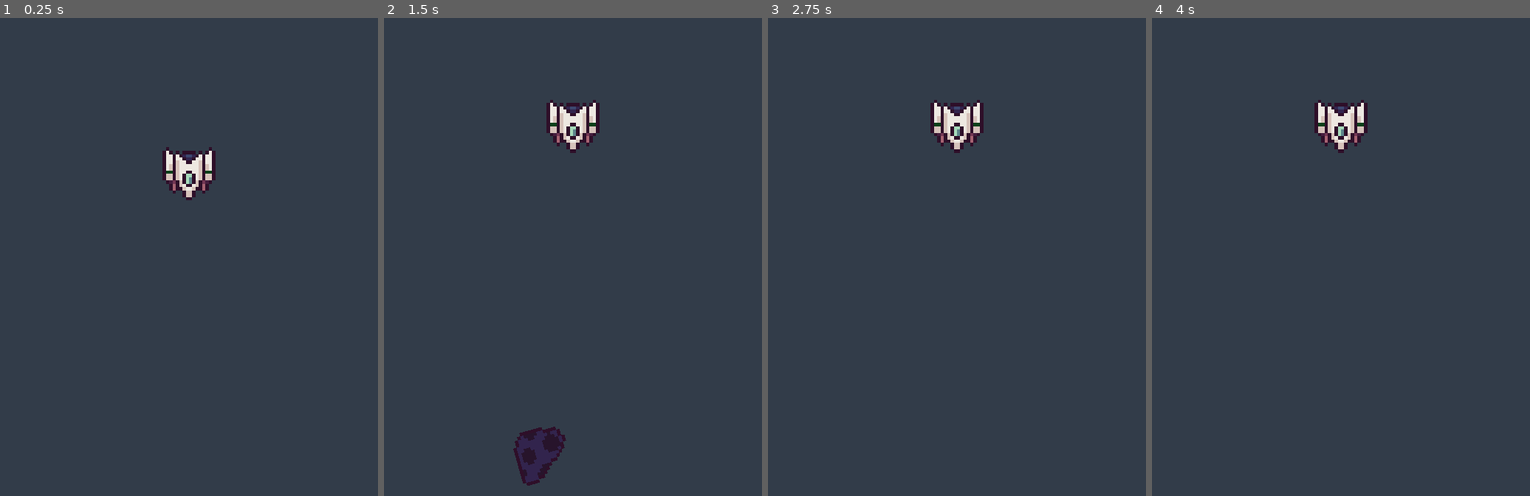
Above: before the commit, frames 1-4 (left to right).
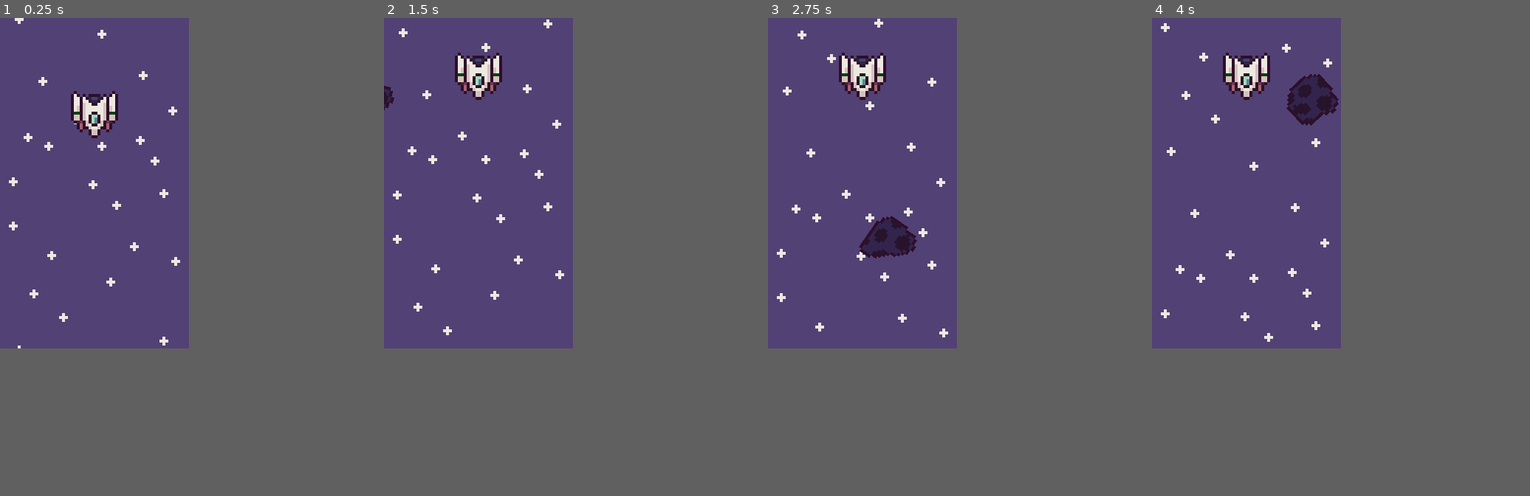
Above: after the commit, the same moments.

Repository: shadow-crafter/ROCKET-BOUNCE
Game: Godot game, scene res://scenes/game/game_scene.tscn
Two runs of this game, one before a commit and one after it. Both use one fixed random seed, a clock stepped at 60 frames per second and the inputs below.
Inputs:
- Up to frame 1 (0.25 s): no input
- Up to frame 2 (1.5 s): tap Space (THEBUTTON) at 0.6, 1.35 s
- Up to frame 3 (2.75 s): tap Space (THEBUTTON) at 2.1 s
- Up to frame 4 (4 s): tap Space (THEBUTTON) at 2.85, 3.6 s
In our replay, the window is 512x648 before the commit and 256x448 after it. These sizes can differ from the game's own. Grey fills any space a smaller window leaves; there, only what the larger window draws over its background counts as a difference.

The runs differ from the first frame. In frame 1, 35% of the frame differs, in the area x 0-58%, y 0-70%; in frame 2, 36%, in the area x 0-58%, y 0-98%; in frame 3, 35%; in frame 4, 35%.

Commit message:
Added parallax, resolution, adjusted speeds

Diff:
--- a/project.godot
+++ b/project.godot
@@ -17,7 +17,11 @@
 
 [display]
 
-window/size/viewport_width=512
+window/size/viewport_width=64
+window/size/viewport_height=112
+window/size/window_width_override=256
+window/size/window_height_override=448
+window/stretch/mode="canvas_items"
 
 [input]
 
--- a/scenes/Obstacles/asteroid.gd
+++ b/scenes/Obstacles/asteroid.gd
@@ -13,7 +13,7 @@
 
 func _ready() -> void:
 	sprite.frame = randi_range(0, 3)
-	rotation_speed = deg_to_rad(randi_range(rotation_speed_min, rotation_speed_max))
+	rotation_speed = deg_to_rad(randf_range(rotation_speed_min, rotation_speed_max))
 
 	linear_velocity = Vector2(randf_range(min_speed, max_speed), 0).rotated(rotation)
 
--- a/scenes/Obstacles/asteroid.tscn
+++ b/scenes/Obstacles/asteroid.tscn
@@ -7,12 +7,14 @@
 radius = 8.0
 
 [node name="Asteroid" type="RigidBody2D"]
-collision_layer = 4
+collision_layer = 0
 collision_mask = 0
 gravity_scale = 0.0
 script = ExtResource("1_q014c")
-min_speed = 100.0
-max_speed = 150.0
+min_speed = 15.0
+max_speed = 50.0
+rotation_speed_min = 10.0
+rotation_speed_max = 50.0
 
 [node name="Sprite" type="Sprite2D" parent="."]
 texture = ExtResource("1_j7624")
@@ -24,6 +26,6 @@
 debug_color = Color(1, 0.32549, 0.258824, 0.203922)
 
 [node name="VisibleOnScreenNotifier2D" type="VisibleOnScreenNotifier2D" parent="."]
-rect = Rect2(-8, -8, 16, 16)
+rect = Rect2(-16, -16, 32, 32)
 
 [connection signal="screen_exited" from="VisibleOnScreenNotifier2D" to="." method="_on_visible_on_screen_notifier_2d_screen_exited"]
--- a/scenes/game/asteroid_spawner.gd
+++ b/scenes/game/asteroid_spawner.gd
@@ -12,9 +12,9 @@
 
 	spawn_path.progress_ratio = randf()
 
-	var direction: float = (spawn_path.rotation + PI / 2) + randf_range(-PI / 4, PI / 4)
+	var direction: float = (spawn_path.rotation + PI / 2) + randf_range(0, PI / 6)
 
-	new_asteroid.position = spawn_path.position
+	new_asteroid.position = spawn_path.position + get_tree().get_first_node_in_group("Player").velocity
 	new_asteroid.rotation = direction
 	new_asteroid.direction = direction
 
--- a/scenes/game/game_scene.tscn
+++ b/scenes/game/game_scene.tscn
@@ -1,10 +1,13 @@
-[gd_scene load_steps=3 format=3 uid="uid://c11qrl0q4cr27"]
+[gd_scene load_steps=4 format=3 uid="uid://c11qrl0q4cr27"]
 
 [ext_resource type="PackedScene" uid="uid://byd88fx4du7e4" path="res://scenes/player/char.tscn" id="1_2b0yq"]
+[ext_resource type="PackedScene" uid="uid://d3e5242bkn2in" path="res://scenes/game/parallax.tscn" id="1_x6224"]
 [ext_resource type="PackedScene" uid="uid://4oty1dgvujvp" path="res://scenes/game/asteroid_spawner.tscn" id="2_t7lhk"]
 
 [node name="GameScene" type="Node2D"]
 
+[node name="Parallax" parent="." instance=ExtResource("1_x6224")]
+
 [node name="Char" parent="." instance=ExtResource("1_2b0yq")]
 
-[node name="AsteroidSpawner" parent="." instance=ExtResource("2_t7lhk")]
+[node name="AsteroidSpawner" parent="Char" instance=ExtResource("2_t7lhk")]
--- /dev/null
+++ b/scenes/game/parallax.tscn
@@ -0,0 +1,18 @@
+[gd_scene load_steps=2 format=3 uid="uid://d3e5242bkn2in"]
+
+[ext_resource type="Texture2D" uid="uid://nurd04bskrnv" path="res://assets/sprites/spaceBG.png" id="1_ekjnd"]
+
+[node name="Parallax" type="Node2D"]
+
+[node name="ParallaxBackground" type="ParallaxBackground" parent="."]
+scroll_base_offset = Vector2(0, 25)
+
+[node name="Stars" type="ParallaxLayer" parent="ParallaxBackground"]
+motion_scale = Vector2(1, 0.5)
+motion_mirroring = Vector2(0, 112)
+
+[node name="Sprite" type="Sprite2D" parent="ParallaxBackground/Stars"]
+texture = ExtResource("1_ekjnd")
+centered = false
+offset = Vector2(-32, 0)
+region_rect = Rect2(0, 0, 64, 112)
--- a/scenes/player/char.tscn
+++ b/scenes/player/char.tscn
@@ -6,10 +6,13 @@
 [sub_resource type="RectangleShape2D" id="RectangleShape2D_dygid"]
 size = Vector2(16, 16)
 
-[node name="Char" type="CharacterBody2D"]
+[node name="Char" type="CharacterBody2D" groups=["Player"]]
 collision_layer = 2
 collision_mask = 4
 script = ExtResource("1_058q6")
+bounce_speed = 50.0
+GRAVITY = 50.0
+TERMINAL_VEL = 100.0
 
 [node name="Sprite" type="Sprite2D" parent="."]
 texture = ExtResource("2_qh1bu")
@@ -20,5 +23,4 @@
 
 [node name="Cam" type="Camera2D" parent="."]
 offset = Vector2(0, 25)
-zoom = Vector2(4.5, 4.5)
 drag_vertical_enabled = true
--- a/scenes/player/player.gd
+++ b/scenes/player/player.gd
@@ -11,7 +11,7 @@
 	move_player(delta)
 
 func move_player(delta: float) -> void:
-	#velocity.y = move_toward(velocity.y, TERMINAL_VEL, GRAVITY * delta)
+	velocity.y = move_toward(velocity.y, TERMINAL_VEL, GRAVITY * delta)
 
 	player_jump()
 
Binary file added: assets/sprites/spaceBG.png
Not shown, added: assets/sprites/spaceBG.png.import
